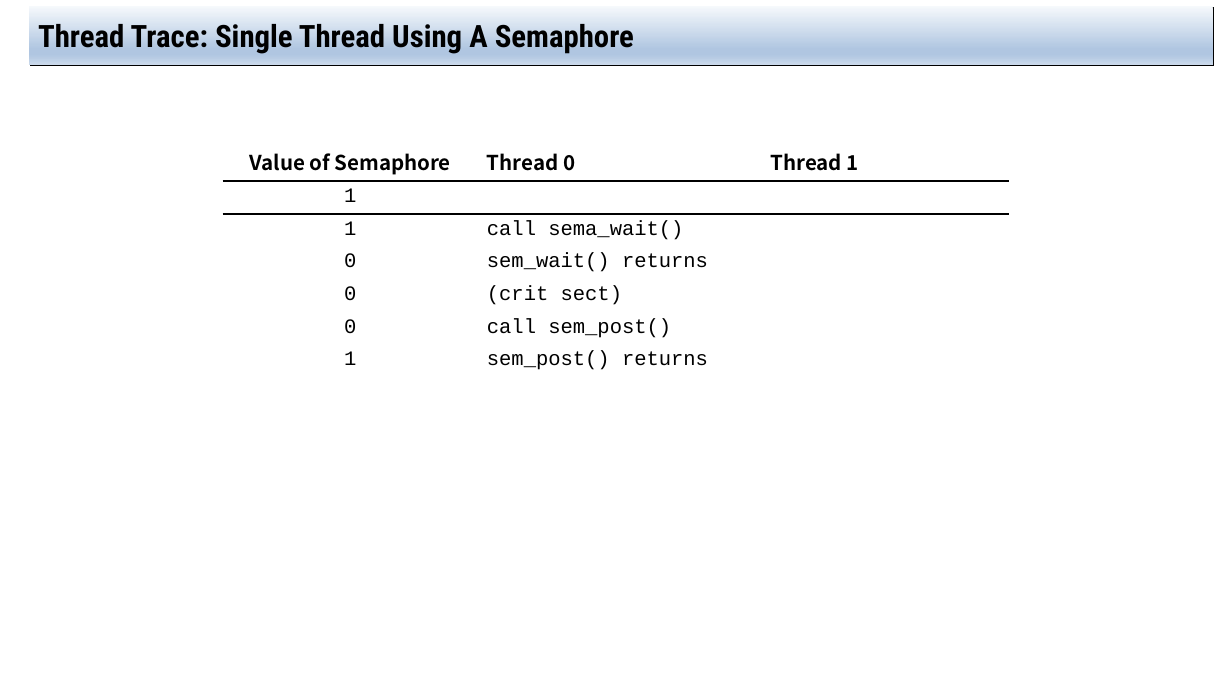
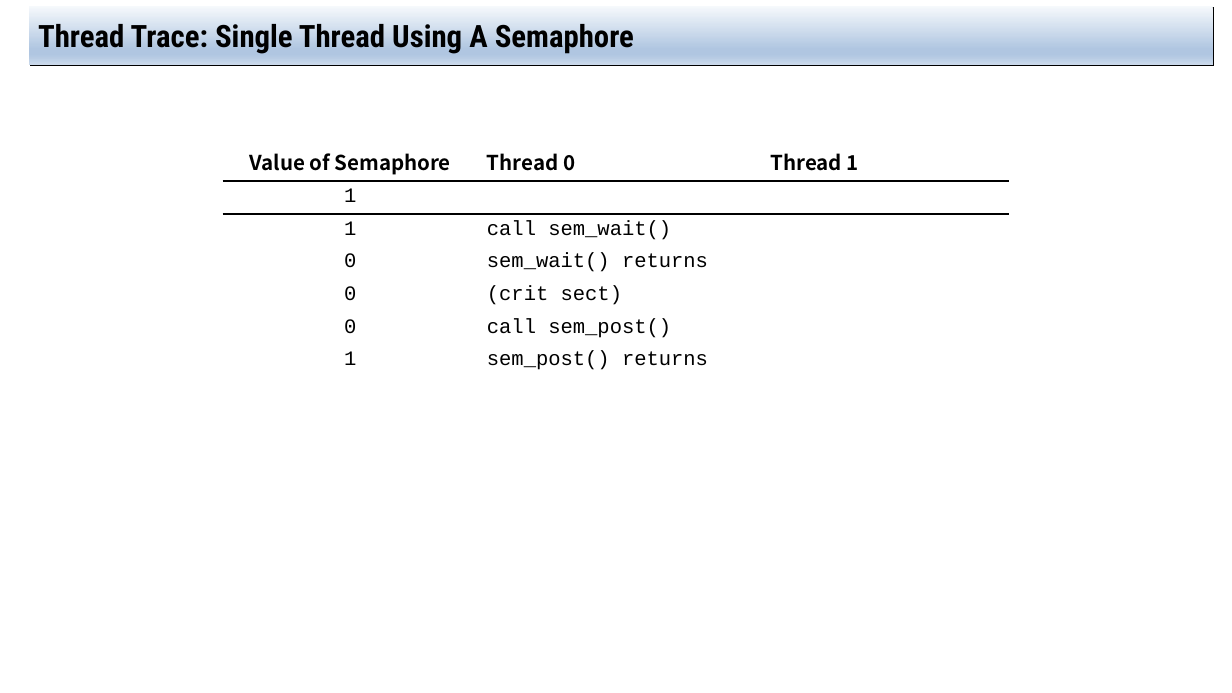
Before and after one commit to jachermocilla/extra-course-materials, a slide deck: slide 9 of cmsc125/ostep/slides/02.Concurrency/31.Semaphore.pptx. Drawn at 1232x693 pixels with LibreOffice and Linux fonts; fonts in the diff are those of the drawing. Boxes give left, top, right and bottom in pixels: in the first picture for what was removed or moved away, otherwise in the second. Text is boxed around its words. In the diff, an @@ line names an element or a change of style, - is before the commit and + after.

```diff
--- a/cmsc125/ostep/slides/02.Concurrency/31.Semaphore.pptx
+++ b/cmsc125/ostep/slides/02.Concurrency/31.Semaphore.pptx
@@ table at (x1=223, y1=142, x2=1009, y2=380) @@
-row 3, column 2: call sema_wait()
+row 3, column 2: call sem_wait()
```
Also in this commit, not shown: 2 other slides changed, 1 slide added, 1 other file.
